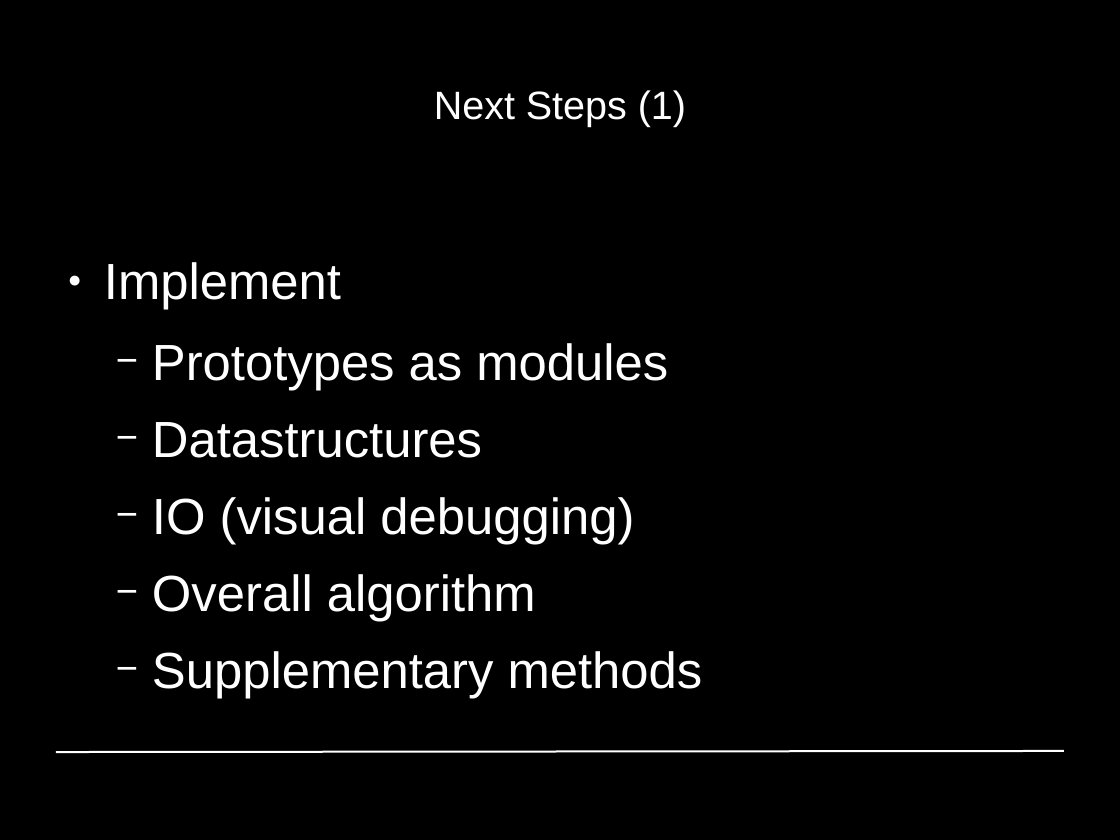
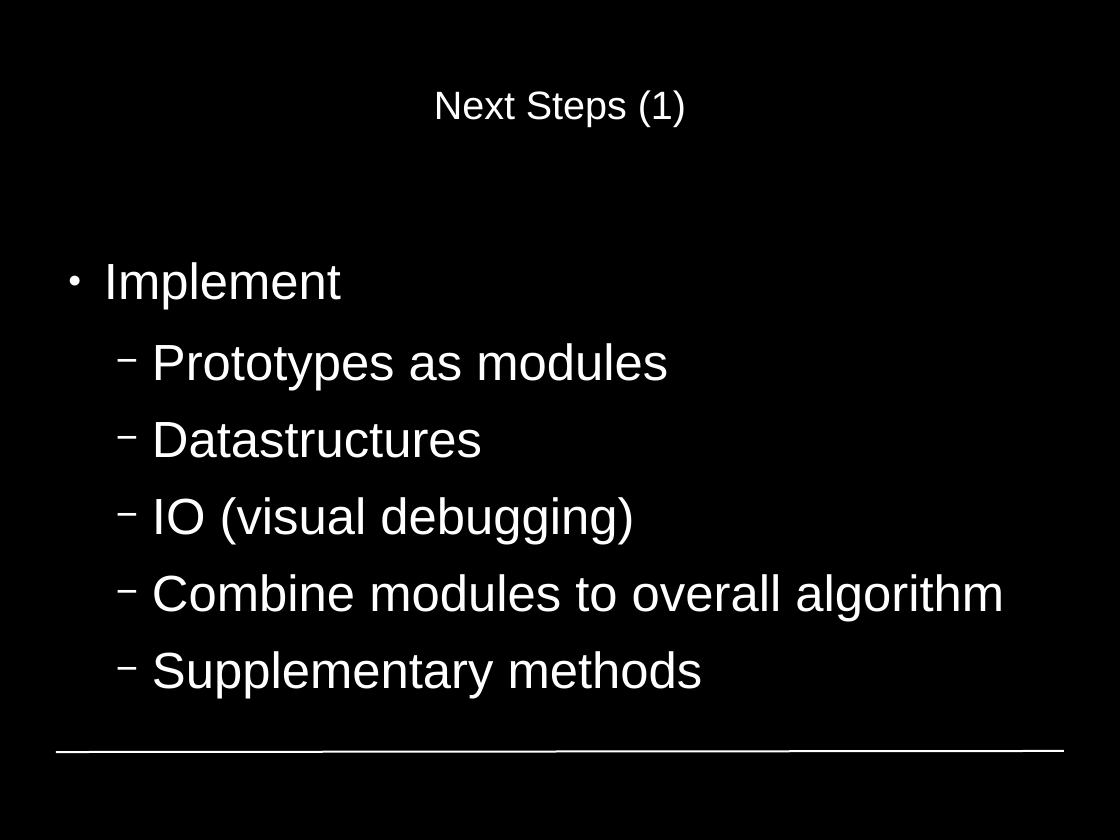
Before and after one commit to GiannisPapadopoulos/DiscriminativePatches, a slide deck: slide 35 of presentations/period1/MAI_Project1_Group4.odp. Drawn at 1120x840 pixels with LibreOffice and Linux fonts; fonts in the diff are those of the drawing; background and template pictures are left out. Boxes give left, top, right and bottom in pixels: in the first picture for what was removed or moved away, otherwise in the second. Text is boxed around its words. In the diff, an @@ line names an element or a change of style, - is before the commit and + after.

Commit message:
Update slide 16, 29, 35

```diff
--- a/presentations/period1/MAI_Project1_Group4.odp
+++ b/presentations/period1/MAI_Project1_Group4.odp
@@ text at [152, 574, 1004, 622]: text changed @@
-  − Overall algorithm
+  − Combine modules to overall algorithm
```
Also in this commit, not shown: 3 other slides changed.
